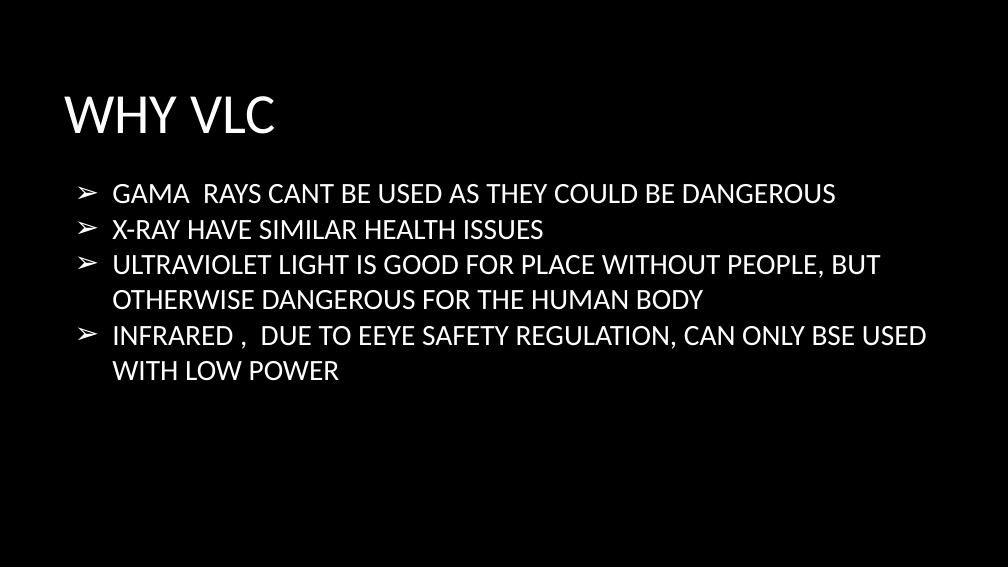
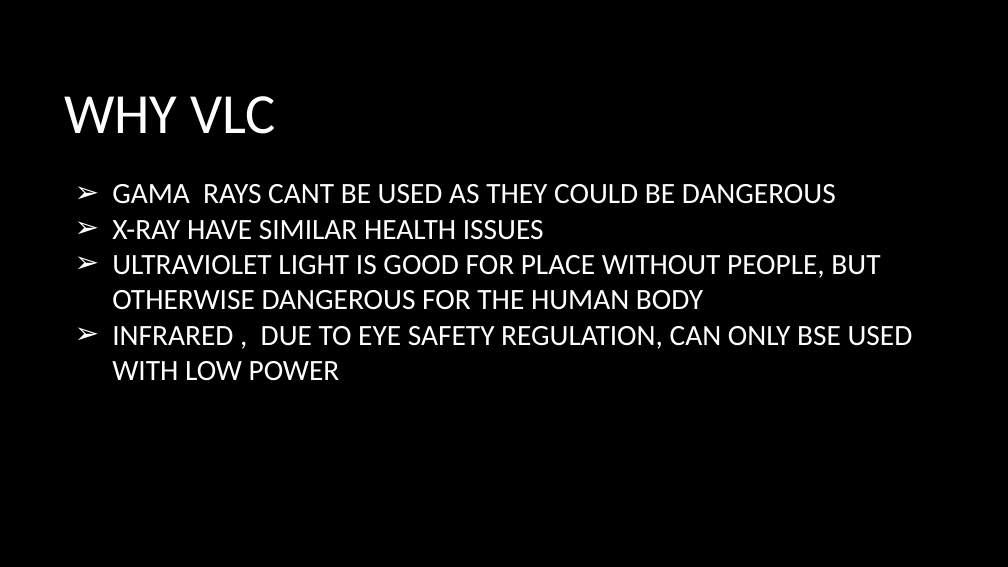
Before and after one commit to dedebanu/LIFI, a slide deck: slide 12 of VERSION CONTROL SYSTEM USING GIT.pptx (slide 9 before the commit). Drawn at 1008x567 pixels with LibreOffice and Linux fonts; fonts in the diff are those of the drawing; background and template pictures are left out. Boxes give left, top, right and bottom in pixels: in the first picture for what was removed or moved away, otherwise in the second. Text is boxed around its words. In the diff, an @@ line names an element or a change of style, - is before the commit and + after.

```diff
--- a/VERSION CONTROL SYSTEM USING GIT.pptx
+++ b/VERSION CONTROL SYSTEM USING GIT.pptx
@@ text at (x1=112, y1=326, x2=913, y2=381): text changed @@
-➢ INFRARED , DUE TO EEYE SAFETY REGULATION, CAN ONLY BSE USED WITH LOW POWER
+➢ INFRARED , DUE TO EYE SAFETY REGULATION, CAN ONLY BSE USED WITH LOW POWER
```
Also in this commit, not shown: 7 other slides changed, 14 slides added, 1 slide removed.
